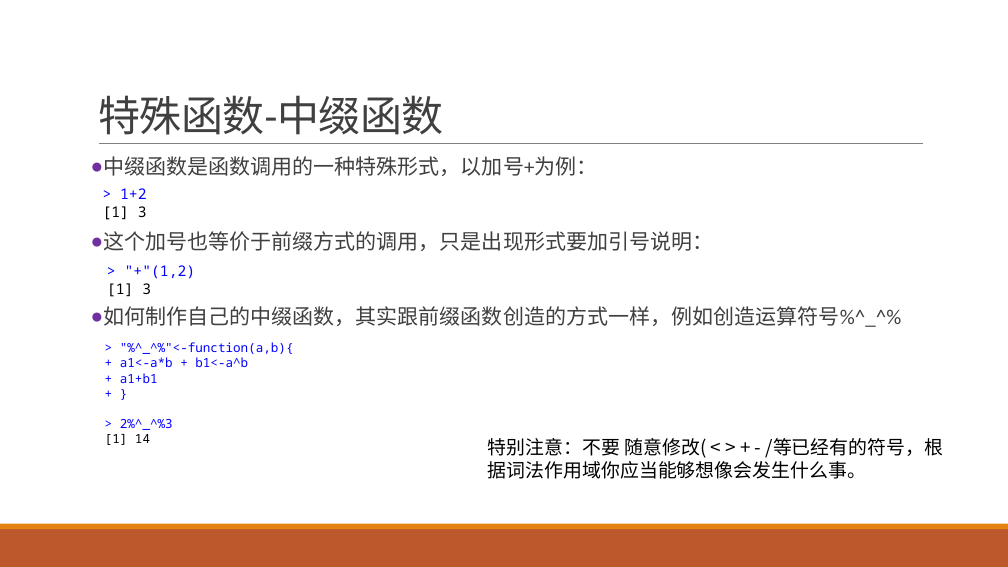
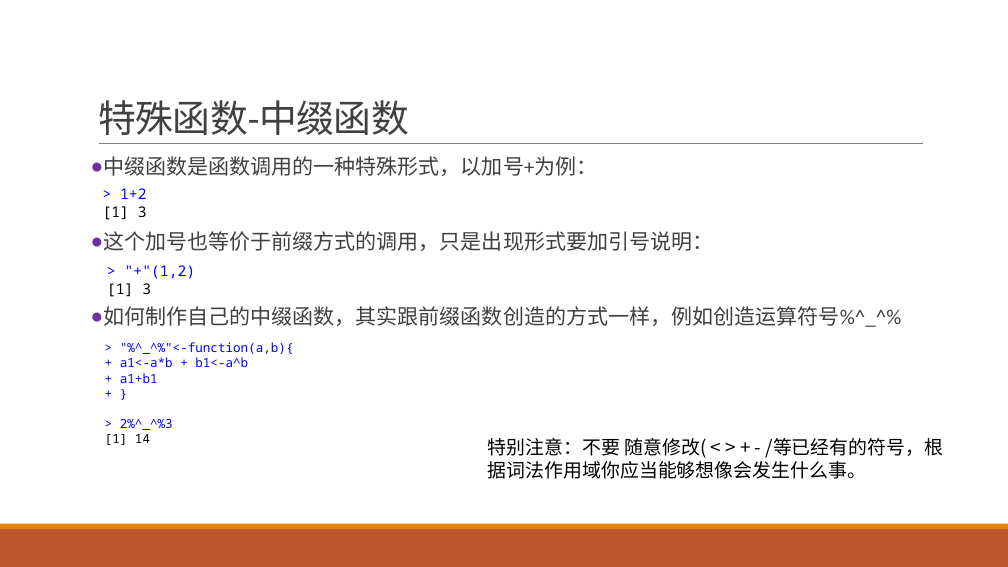
Before and after one commit to exoplanetX/DataAnalytics, a slide deck: slide 8 of 实验-6-函数式编程.pptx. Drawn at 1008x567 pixels with LibreOffice and Linux fonts; fonts in the diff are those of the drawing. Boxes give left, top, right and bottom in pixels: in the first picture for what was removed or moved away, otherwise in the second. Text is boxed around its words. In the diff, an @@ line names an element or a change of style, - is before the commit and + after.

```diff
--- a/实验-6-函数式编程.pptx
+++ b/实验-6-函数式编程.pptx
@@ title "特殊函数-中缀函数" at bbox=[98, 100, 409, 136]: size 40 to 36 pt @@
```
